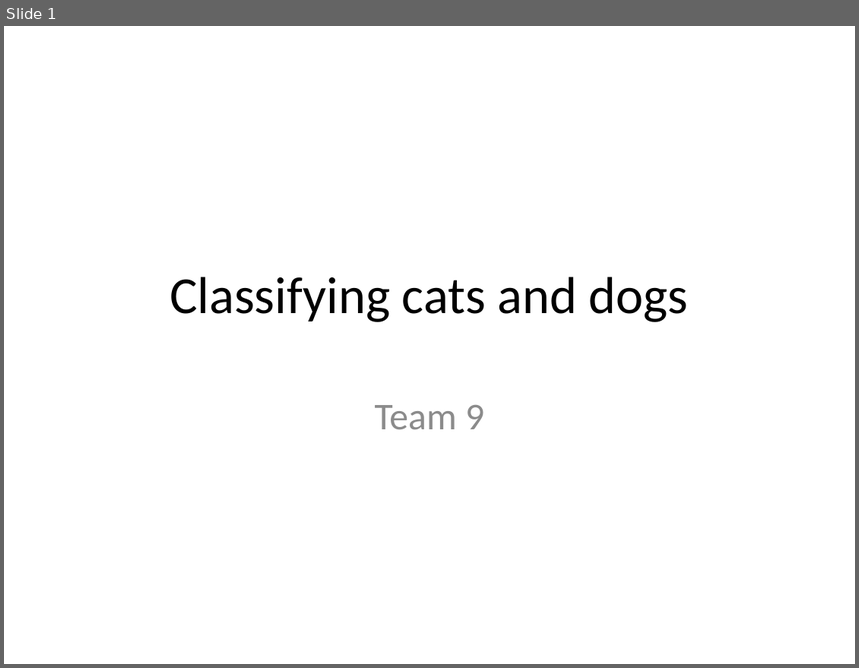
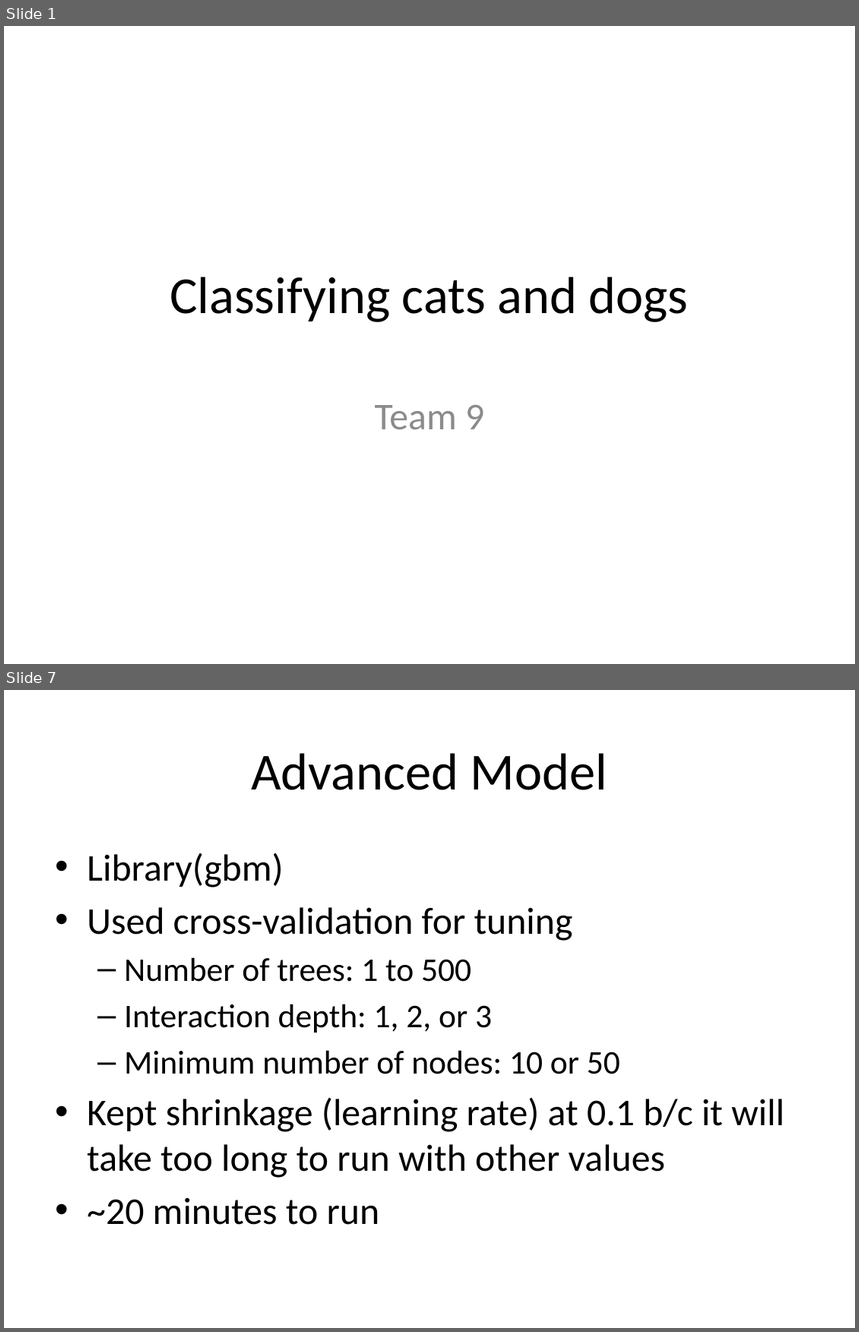
Before and after one commit to yueshengu/Predict-cats-and-dogs, a slide deck: cats and dogs.pptx. Shown one above the other, each under a label of ours: slide 1 before the commit, slides 1 and 7 after it; the slides between them are not shown. The pictures are 859x668 and 859x1332 pixels, drawn with LibreOffice and Linux fonts; fonts in the diff are those of the drawing. Boxes give left, top, right and bottom in pixels: in the first picture for what was removed or moved away, otherwise in the second. Text is boxed around its words. In the diff, an @@ line names an element or a change of style, - is before the commit and + after.

```diff
--- a/cats and dogs.pptx
+++ b/cats and dogs.pptx
@@ slide 7 added at [4,690,855,1328], background #FFFFFF @@
@@ title added at [251,753,607,790], 44 pt, text #000000 @@
+Advanced Model
@@ text added at [87,853,785,1225], 32 pt, text #000000 @@
+• Library(gbm)
+• Used cross-validation for tuning
+  – Number of trees: 1 to 500
+  – Interaction depth: 1, 2, or 3
+  – Minimum number of nodes: 10 or 50
+• Kept shrinkage (learning rate) at 0.1 b/c it will take too long to run with other values
+• ~20 minutes to run
```
Also in this commit, not shown: 1 slide changed, 6 other slides added, 1 other file.
